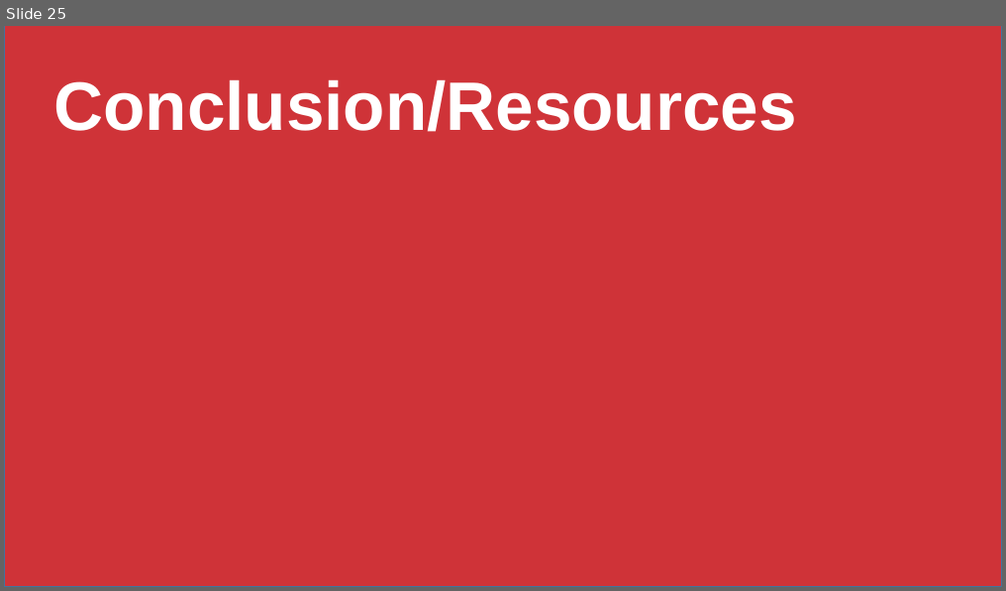
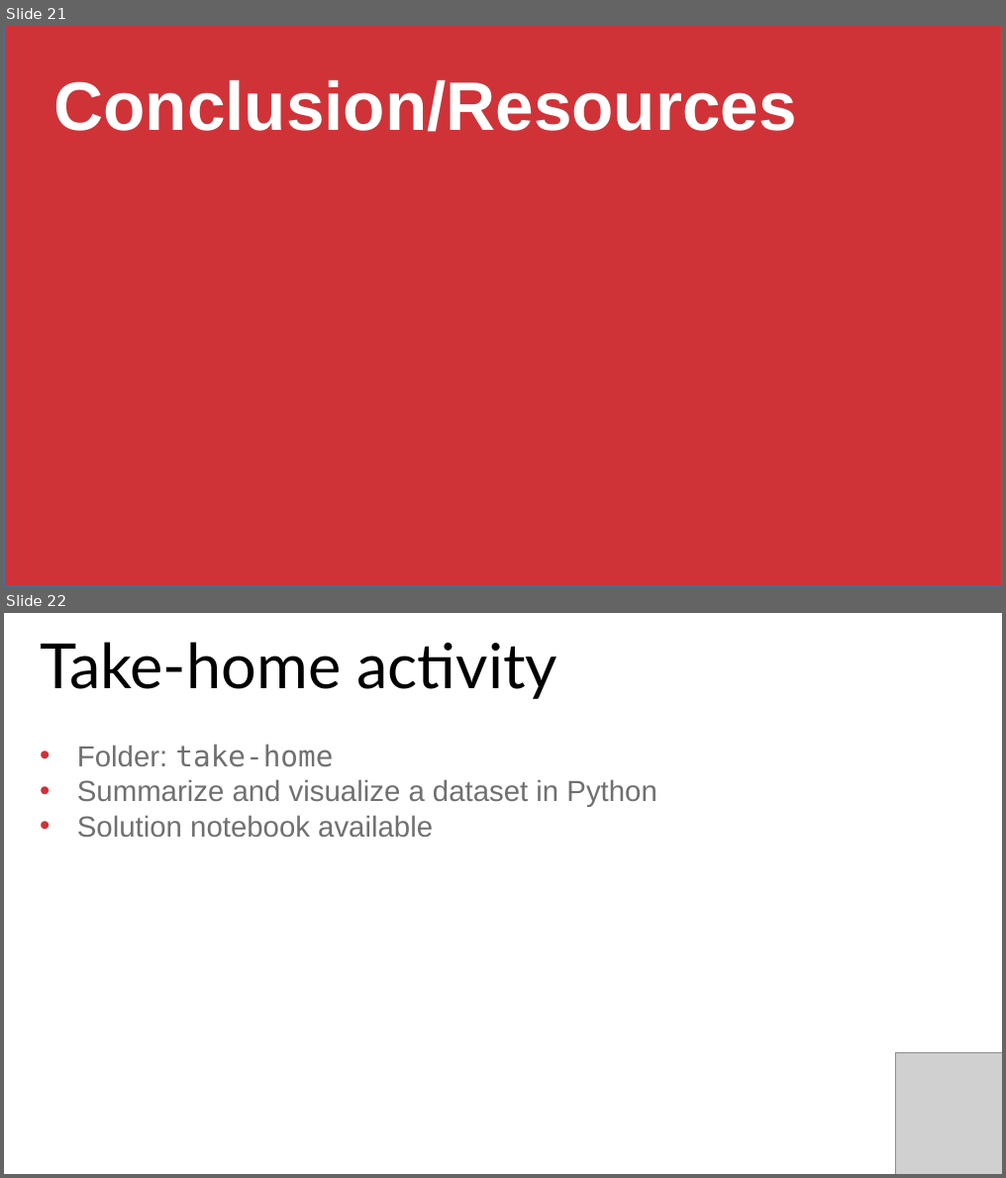
Before and after one commit to stringfestdata/aina-getting-started-python, a slide deck: five-things-excel-python.pptx. Shown one above the other, each under a label of ours: slide 25 before the commit, slides 21 and 22 after it. The pictures are 1006x591 and 1006x1178 pixels, drawn with LibreOffice and Linux fonts; fonts in the diff are those of the drawing; grey boxes stand for pictures. Boxes give left, top, right and bottom in pixels: in the first picture for what was removed or moved away, otherwise in the second. Text is boxed around its words. In the diff, an @@ line names an element or a change of style, - is before the commit and + after.

```diff
--- a/five-things-excel-python.pptx
+++ b/five-things-excel-python.pptx
@@ slide 22 added at bbox=[4, 613, 1002, 1174], background #FFFFFF @@
@@ text added at bbox=[40, 642, 557, 699], 60 pt, text #000000 @@
+Take-home activity
@@ text added at bbox=[77, 744, 656, 837], 28 pt, text #707070 @@
+• Folder: take-home
+• Summarize and visualize a dataset in Python
+• Solution notebook available
@@ picture added at bbox=[896, 1053, 1002, 1174] @@
@@ what was slide 25 is now slide 21 @@
```
Also in this commit, not shown: 3 slides changed, 4 other slides added, 9 slides removed, 9 other files.
